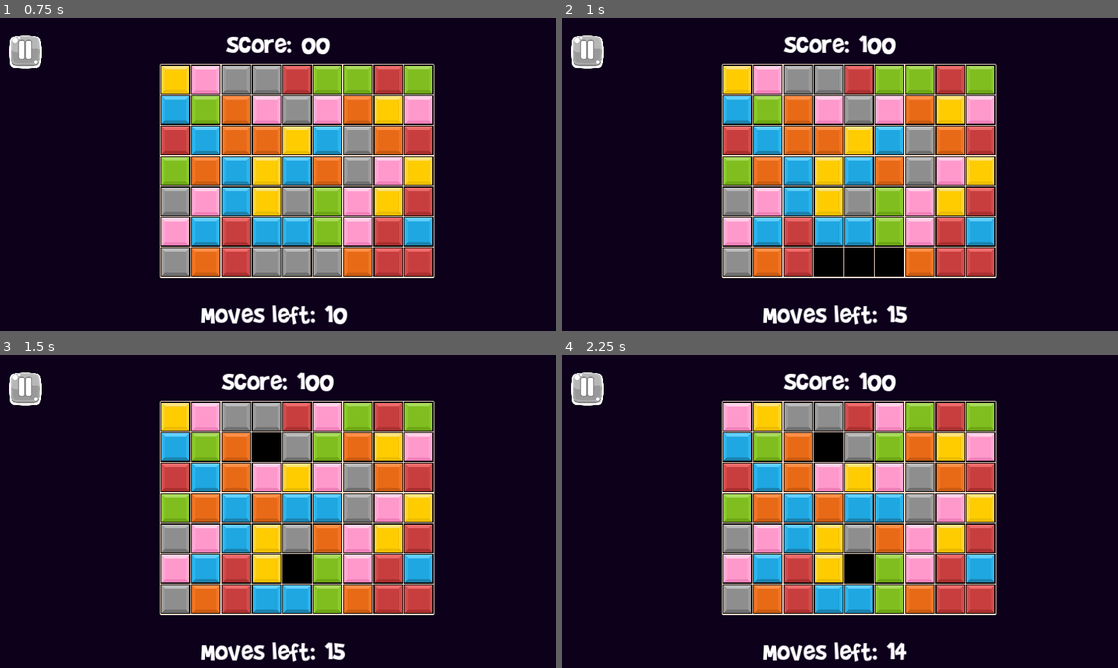
Above: before the commit, frames 1-4 (two rows, left to right).
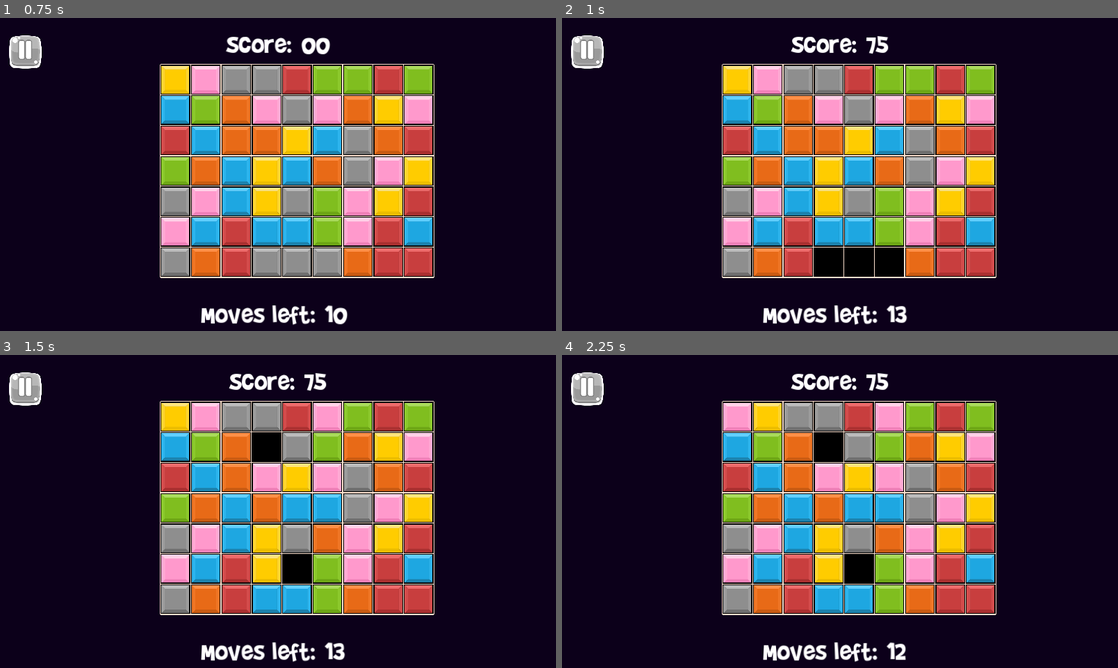
Above: after the commit, the same moments.

Repository: bonsaipropaganda/match-3-with-a-twist
Game: Godot game, scene res://Content/main.tscn
The game is run twice, just before and just after one commit, with the same random seed, the same clock (stepped at 60 frames per second) and the same inputs. The engine's default icon, where the game draws it, is replaced by a stand-in: a white triangle on a blue panel in a dark square.
Inputs (mouse positions are in pixels of both pictures, inside the frame that each line leads up to):
- Up to frame 1 (0.75 s): click (111, 205) at 0.5 s
- Up to frame 2 (1 s): no input
- Up to frame 3 (1.5 s): move the mouse to (177, 417) at 1.27 s; press the mouse at (177, 417) at 1.28 s
- Up to frame 4 (2.25 s): tap Enter at 2 s; move the mouse to (767, 417) at 2.02 s; release the mouse at (767, 417) at 2.03 s; click (767, 417) at 2.1 s

Frame 1 is identical in both runs. In frame 2, 0.8% of the frame differs, in the area x 39-63%, y 5-98%; in frame 3, 0.8%; in frame 4, 0.8%, in the area x 39-62%, y 5-98%.

Commit message:
Minor difficulty tweak
Basically I made it so that you only get more moves if you make a match of 5 or more thus increasing the difficulty

Diff:
--- a/Content/Grid/grid.gd
+++ b/Content/Grid/grid.gd
@@ -40,7 +40,7 @@
 	set(value):
 		move_left = value
 		move_left_changed.emit(value)
-		if value <= 0:
+		if value < 0:
 			# TODO: game over should be at the end of the grid update (when nothing moves anymore)
 			game_over.emit()
 
@@ -343,25 +343,23 @@
 
 # basically add more moves depending on the match size
 func add_moves(tiles_matched):
-	if tiles_matched == 3:
-		move_left += 1
-	elif tiles_matched == 4:
+#	if tiles_matched == 4:
+#		move_left += 1
+	if tiles_matched == 5:
 		move_left += 2
-	elif tiles_matched == 5:
+	elif tiles_matched >= 6:
 		move_left += 3
-	elif tiles_matched >= 6:
-		move_left += 5
 
 
 func add_score(tiles_matched):
 	if tiles_matched == 3:
-		score += 10
+		score += 30
 	elif tiles_matched == 4:
-		score += 25
+		score += 40
 	elif tiles_matched == 5:
 		score += 50
 	elif tiles_matched >= 6:
-		score += 100
+		score += 75
 
 
 func get_tile_scene_position(x: int, y: int) -> Vector2:
